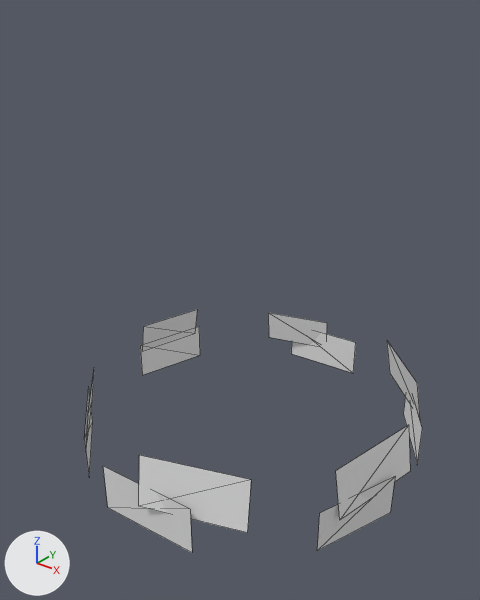
An edit to the FBX model Assets/Scenes/shaderDevelop_2023_08_10/原神云渲染/mesh/cloud1.fbx, drawn before and after from the same camera.
One viewpoint serves both versions: a camera (50 mm lens) standing at (105.4, -137.4, 135.5) and looking at (0.7, -6.5, 54.4). Arrows for +X, +Y and +Z are at lower left; the lights stay in place. Mesh edges are drawn as thin lines. Where no turn or scale is listed for an object, it has been applied to the vertices. Vertices at the same position are counted once.

Objects in the first picture: 'cloud1'.
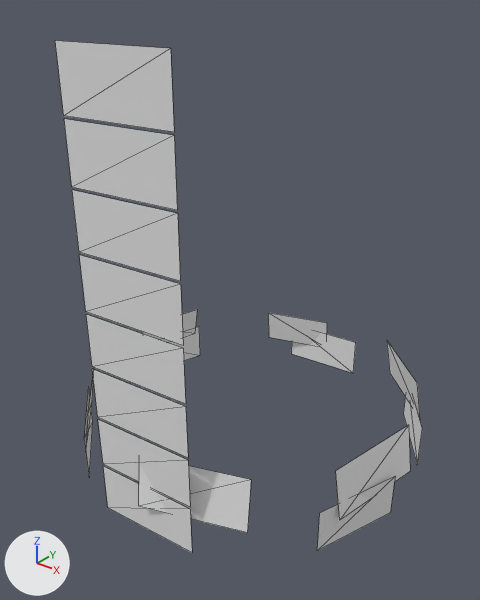
The edits, one by one:
me_cloud1 has 48 vertices, 24 faces and spans x -51.5..52.0, y -52.0..51.1, z 5.0..28.6.
me_cloud1 is used by ob_cloud1; location (0.0, 0.0, 0.0).
me_cloud1 part 1: the loose piece of 4 vertices spanning x -9.8..18.9, y -51.2..-48.5, z 5.0..19.4 is copied, and the copy is moved by (0.0, 0.0, 15.0); it spans x -9.8..18.9, y -51.2..-48.5, z 20.0..34.4.
me_cloud1 part 2: the loose piece of 4 vertices spanning x -9.8..18.9, y -51.2..-48.5, z 5.0..19.4 is copied, and the copy is moved by (0.0, 0.0, 30.0); it spans x -9.8..18.9, y -51.2..-48.5, z 35.0..49.4.
me_cloud1 part 3: the loose piece of 4 vertices spanning x -9.8..18.9, y -51.2..-48.5, z 5.0..19.4 is copied, and the copy is moved by (0.0, 0.0, 45.0); it spans x -9.8..18.9, y -51.2..-48.5, z 50.0..64.4.
me_cloud1 part 4: the loose piece of 4 vertices spanning x -9.8..18.9, y -51.2..-48.5, z 5.0..19.4 is copied, and the copy is moved by (0.0, 0.0, 60.0); it spans x -9.8..18.9, y -51.2..-48.5, z 65.0..79.4.
me_cloud1 part 5: the loose piece of 4 vertices spanning x -9.8..18.9, y -51.2..-48.5, z 5.0..19.4 is copied, and the copy is moved by (0.0, 0.0, 75.0); it spans x -9.8..18.9, y -51.2..-48.5, z 80.0..94.4.
me_cloud1 part 6: the loose piece of 4 vertices spanning x -9.8..18.9, y -51.2..-48.5, z 5.0..19.4 is copied, and the copy is moved by (0.0, 0.0, 90.0); it spans x -9.8..18.9, y -51.2..-48.5, z 95.0..109.4.
me_cloud1 part 7: the loose piece of 4 vertices spanning x -9.8..18.9, y -51.2..-48.5, z 5.0..19.4 is copied, and the copy is moved by (0.0, 0.0, 105.0); it spans x -9.8..18.9, y -51.2..-48.5, z 110.0..124.4.

Where the change shows, as pixel boxes [x1, y1, x2, y2] in the pictures (480 x 600 px):
'cloud1', reshaped (9% wider, 109% taller): before [85, 309, 422, 553]; after [55, 41, 422, 553]
part 1 of me_cloud1, added: after [98, 420, 190, 507]
part 2 of me_cloud1, added: after [92, 369, 188, 458]
part 3 of me_cloud1, added: after [86, 314, 186, 404]
part 4 of me_cloud1, added: after [79, 255, 183, 345]
part 5 of me_cloud1, added: after [72, 190, 180, 281]
part 6 of me_cloud1, added: after [64, 119, 177, 210]
part 7 of me_cloud1, added: after [55, 41, 174, 132]
